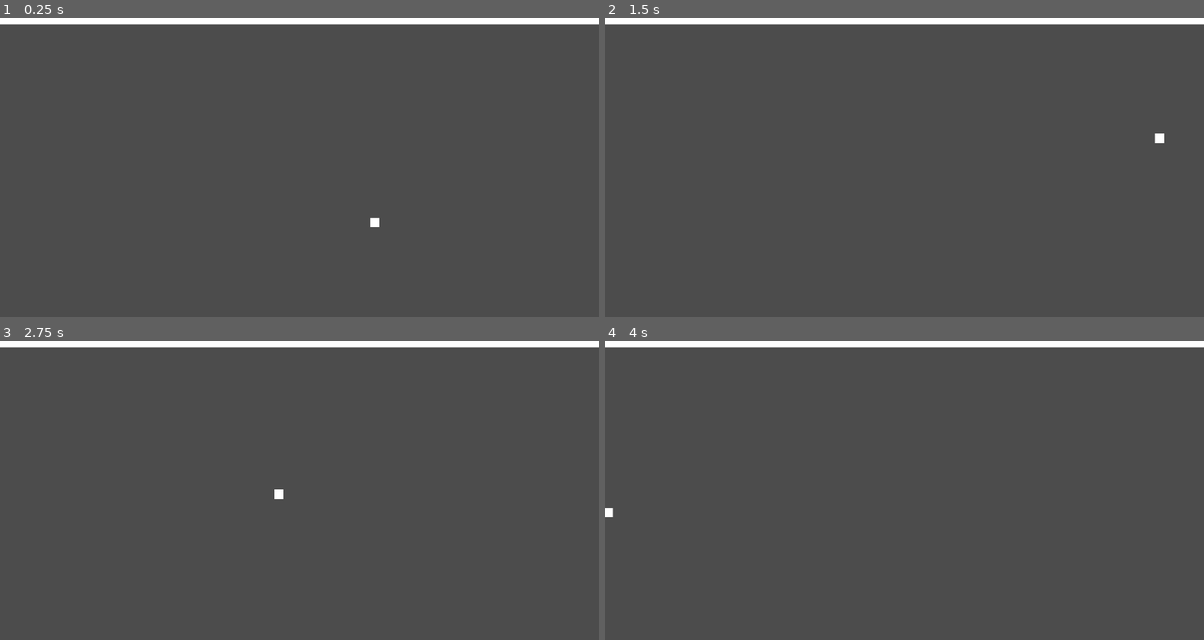
Above: before the commit, frames 1-4 (two rows, left to right).
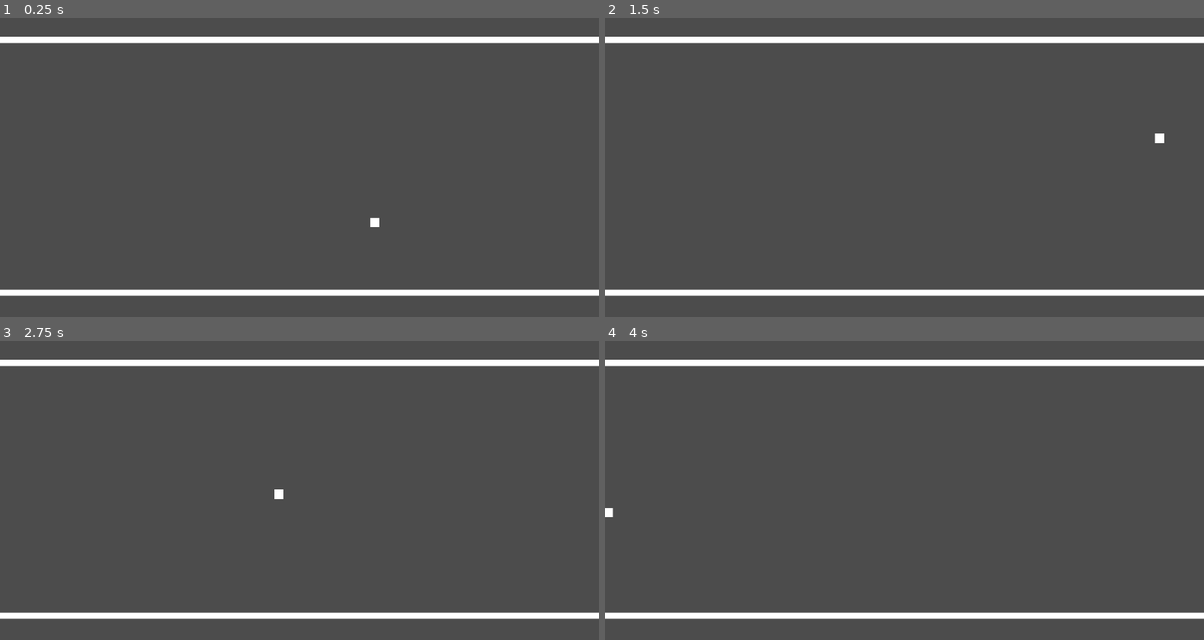
Above: after the commit, the same moments.

Repository: plutonic9/pong
Game: Godot game, scene res://Main.tscn
The game is run twice, just before and just after one commit, with the same random seed, the same clock (stepped at 60 frames per second) and the same inputs.
Inputs:
- Up to frame 1 (0.25 s): no input
- Up to frame 2 (1.5 s): no input
- Up to frame 3 (2.75 s): no input
- Up to frame 4 (4 s): no input

The runs differ from the first frame. In frame 1, 6.8% of the frame differs, in the area x 0-100%, y 0-93%; in frame 2, 6.8%; in frame 3, 6.8%; in frame 4, 6.8%.

Commit message:
Change top and bottom wall

Diff:
--- a/Main.tscn
+++ b/Main.tscn
@@ -10,8 +10,24 @@
 material = SubResource( 1 )
 
 [node name="Wall" type="ColorRect" parent="TopWall"]
+margin_top = 60.0
 margin_right = 1920.0
-margin_bottom = 20.0
+margin_bottom = 80.0
+__meta__ = {
+"_edit_use_anchors_": false
+}
+
+[node name="BottomWall" type="Area2D" parent="."]
+material = SubResource( 1 )
+position = Vector2( 0, -8 )
+__meta__ = {
+"_edit_group_": true
+}
+
+[node name="Wall" type="ColorRect" parent="BottomWall"]
+margin_top = 880.0
+margin_right = 1920.0
+margin_bottom = 900.0
 __meta__ = {
 "_edit_use_anchors_": false
 }
